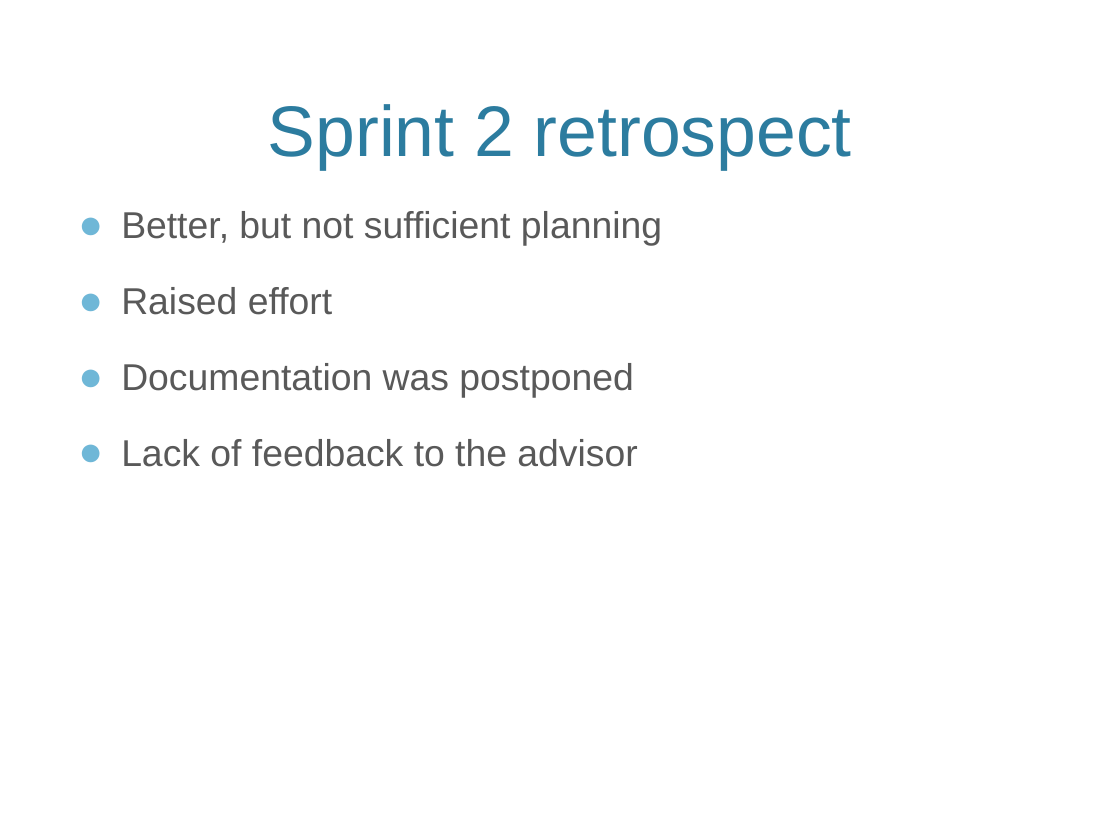
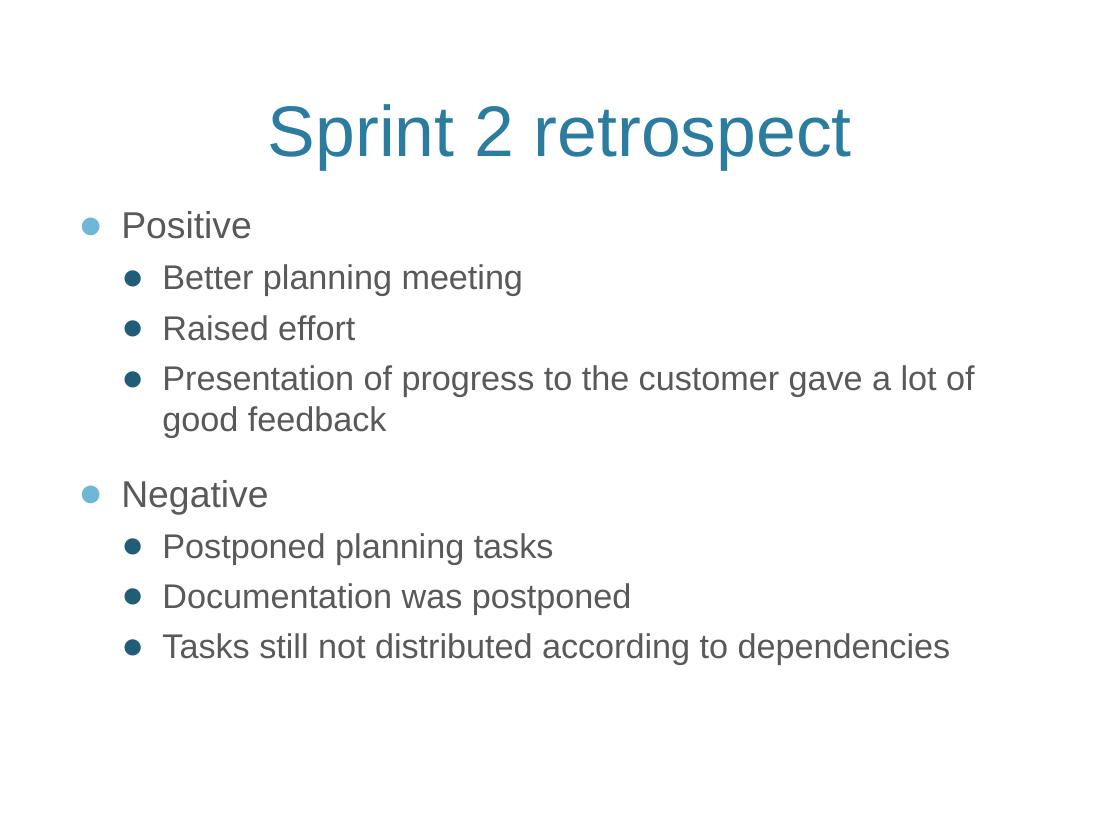
Before and after one commit to eventh/kpro9, a slide deck: slide 23 of presentation/TDT4290_FinalPresentasjon.pptx. Drawn at 1120x840 pixels with LibreOffice and Linux fonts; fonts in the diff are those of the drawing; background and template pictures are left out. Boxes give left, top, right and bottom in pixels: in the first picture for what was removed or moved away, otherwise in the second. Text is boxed around its words. In the diff, an @@ line names an element or a change of style, - is before the commit and + after.

```diff
--- a/presentation/TDT4290_FinalPresentasjon.pptx
+++ b/presentation/TDT4290_FinalPresentasjon.pptx
@@ text at [121,211,523,296]: text changed; size 24 to 22 pt @@
-● Better, but not sufficient planning
+● Positive
+  ● Better planning meeting
@@ text at [162,315,631,615]: size 24 to 22 pt in "Raised effort", "Documentation was postponed"; list level 1 to 2 in "Raised effort"; bullet colour #6FB7D7 to #215D77; list level 1 to 2 in "Documentation was postponed" @@
@@ text at [121,365,974,564]: paragraphs added @@
+  ● Presentation of progress to the customer gave a lot of good feedback
+● Negative
+  ● Postponed planning tasks
@@ text at [162,633,951,665]: text changed; size 24 to 22 pt @@
-● Lack of feedback to the advisor
+  ● Tasks still not distributed according to dependencies
```
Also in this commit, not shown: 12 other slides changed, 5 slides added, 12 slides removed, 3 other files.
